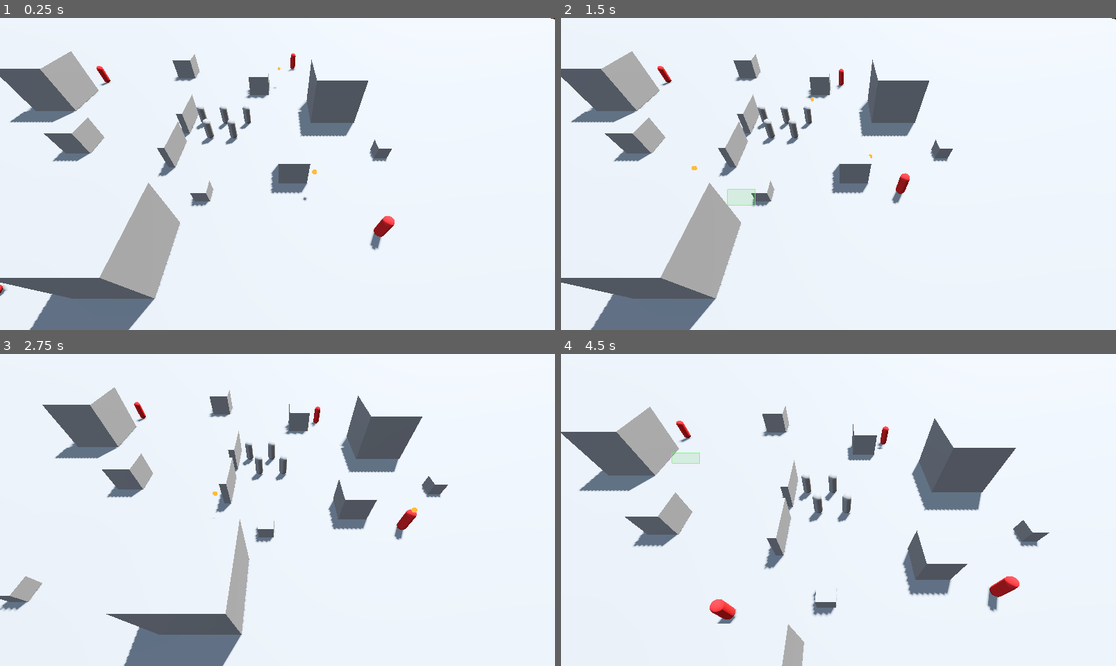
Above: before the commit, frames 1-4 (two rows, left to right).
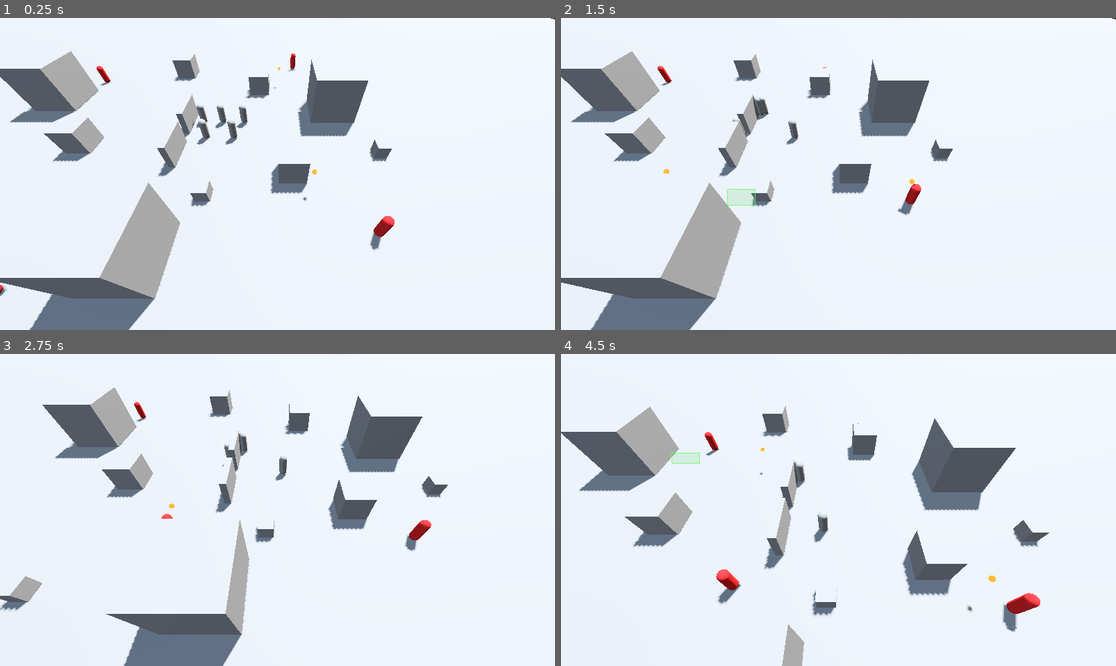
Above: after the commit, the same moments.

Repository: dj-commits/fantastic-spork
Game: Godot game, scene res://scenes/world.tscn
Two runs of this game, one before a commit and one after it. Both use one fixed random seed, a clock stepped at 60 frames per second and the inputs below.
Inputs (mouse positions are in pixels of both pictures, inside the frame that each line leads up to):
- Up to frame 1 (0.25 s): no input
- Up to frame 2 (1.5 s): tap Enter at 0.5 s; move the mouse to (960, 158) at 0.52 s; press the mouse at (960, 158) at 0.53 s; release the mouse at (960, 158) at 1.25 s; drag from (727, 189) to (810, 236) at 1.27 s
- Up to frame 3 (2.75 s): move the mouse to (333, 441) at 2.02 s; hold A (cam_pan_left) from 2.03 s (still down); click (333, 441) at 2.3 s
- Up to frame 4 (4.5 s): release A (cam_pan_left) at 2.75 s; drag from (810, 572) to (672, 463) at 2.77 s; move the mouse to (1005, 556) at 3.52 s; hold W (cam_pan_up) 3.53-4.25 s; click (1005, 556) at 3.8 s; drag from (672, 463) to (755, 432) at 4.27 s

The runs differ from the first frame. In frame 1, 0.4% of the frame differs, in the area x 34-46%, y 27-41%; in frame 2, 0.9%; in frame 3, 0.9%; in frame 4, 2.3%, in the area x 20-87%, y 21-90%.

Commit message:
Add idle cover-seeking with claimable cover spots
- cover_spot.gd: edge markers on FullCover become claimable CoverSpots in a
  "cover_spots" group (one occupant each, freed on release/death)
- base Pawn seeks the nearest unclaimed cover spot whenever it's idle and
  auto_seek_cover is on; routes to the nearest navmesh point beside the
  marker (since the marker sits inside the wall)
- order_move_to() releases any claimed cover so manual orders override the
  unit's own seeking; selection.gd issues moves through it
- enemies opt out (auto_seek_cover = false) and keep their combat brain

First "drive" of the planned needs-based intelligence system.

Co-Authored-By: Claude Opus 4.8 <noreply@anthropic.com>

Diff:
--- a/scenes/enemy.tscn
+++ b/scenes/enemy.tscn
@@ -14,6 +14,8 @@
 firing_range = 9.0
 fire_cooldown = 1.2
 projectile_scene = ExtResource("3_proj")
+stat_variance = 0.25
+auto_seek_cover = false
 
 [node name="MeshInstance3D" parent="." index="0" unique_id=2075226014]
 material_override = SubResource("StandardMaterial3D_enemy")
--- a/scenes/full_cover.tscn
+++ b/scenes/full_cover.tscn
@@ -1,4 +1,6 @@
 [gd_scene format=3 uid="uid://5g5nt0nwpff6"]
+
+[ext_resource type="Script" path="res://scripts/cover_spot.gd" id="1_coverspot"]
 
 [sub_resource type="BoxMesh" id="BoxMesh_2q760"]
 size = Vector3(0.5, 2, 3)
@@ -18,6 +20,8 @@
 
 [node name="RightEdgeMarker" type="Marker3D" parent="." unique_id=697750856]
 transform = Transform3D(1, 0, 0, 0, 1, 0, 0, 0, 1, 0, 0, -1.2318828)
+script = ExtResource("1_coverspot")
 
 [node name="LeftEdgeMarker" type="Marker3D" parent="." unique_id=1394390551]
 transform = Transform3D(1, 0, 0, 0, 1, 0, 0, 0, 1, 0, 0, 1.2928197)
+script = ExtResource("1_coverspot")
--- /dev/null
+++ b/scripts/cover_spot.gd
@@ -0,0 +1,28 @@
+extends Marker3D
+class_name CoverSpot
+# A single spot a unit can stand to take cover. These live on the edge markers
+# of a cover piece. At most one unit may "claim" a spot at a time, so units
+# naturally spread across different spots instead of all piling onto one.
+#
+# This is the first building block of the bigger unit-intelligence system: a
+# claimable point in the world that a behaviour (here, "seek cover") can reserve.
+
+var occupant: Node = null   # the unit currently holding this spot, or null if free
+
+func _ready() -> void:
+	# Join the group so any unit can find every cover spot with one lookup.
+	add_to_group("cover_spots")
+
+# Is this spot up for grabs? (A freed/destroyed occupant also counts as gone, so
+# a spot never stays locked by a unit that no longer exists.)
+func is_available() -> bool:
+	return occupant == null or not is_instance_valid(occupant)
+
+func claim(unit: Node) -> void:
+	occupant = unit
+
+# Give up the spot — but only if WE are the current holder, so a unit can't
+# accidentally free a spot that someone else has since taken.
+func release(unit: Node) -> void:
+	if occupant == unit:
+		occupant = null
--- a/scripts/pawn.gd
+++ b/scripts/pawn.gd
@@ -23,8 +23,12 @@
 ## no two units feel identical. 0.15 = each rolled stat lands within 15% either
 ## way. Set to 0 for fixed, uniform stats. (See Rng and _roll_stats.)
 @export var stat_variance: float = 0.15
+## When true, this unit drifts to the nearest open cover spot whenever it has
+## nothing else to do. Player units want this; enemies run their own brain.
+@export var auto_seek_cover: bool = true
 
 var health: float = 0.0              # current health; set to max_health on ready
+var claimed_spot: CoverSpot = null   # the cover spot we've reserved, if any
 
 @onready var selection_ring: MeshInstance3D = $SelectionRing
 @onready var nav_agent: NavigationAgent3D = $NavigationAgent3D
@@ -68,6 +72,7 @@
 		_die()
 
 func _die() -> void:
+	_release_cover()                # free our cover spot for someone else
 	# queue_free() also drops us out of every group we joined (units, enemies,
 	# control groups), so selection and enemy targeting tidy up after us for free.
 	queue_free()
@@ -77,25 +82,77 @@
 	is_selected = value
 	selection_ring.visible = value
 
-# Give this unit a place to walk to. Called when the player right-clicks ground.
-# We just hand the destination to the navigation agent; it figures out the route.
+# Give this unit a place to walk to. We just hand the destination to the
+# navigation agent; it figures out the route. (Used both by player orders and
+# by our own cover-seeking below.)
 func move_to(world_point: Vector3) -> void:
 	nav_agent.target_position = world_point
 
+# A manual order from the player. Unlike move_to, this first drops any cover we
+# were holding, so the player's command wins over our own cover-seeking.
+func order_move_to(world_point: Vector3) -> void:
+	_release_cover()
+	move_to(world_point)
+
+# --- Cover-seeking (the unit's first scrap of autonomy) --------------------
+
+# Reserve the nearest free cover spot and head for it. Called automatically when
+# we're idle (see _physics_process). Does nothing if every spot is taken.
+func _seek_cover() -> void:
+	var spot := _nearest_available_cover()
+	if spot == null:
+		return                          # nowhere free to hide right now
+	spot.claim(self)
+	claimed_spot = spot
+	# The marker sits inside the cover's thickness (you can't stand there), so we
+	# walk to the nearest point on the navigation mesh instead — that lands us
+	# standing just beside the cover rather than trying to walk into it.
+	var stand_point := NavigationServer3D.map_get_closest_point(
+		nav_agent.get_navigation_map(), spot.global_position)
+	move_to(stand_point)
+
+# The closest cover spot that nobody has claimed, or null if there are none.
+func _nearest_available_cover() -> CoverSpot:
+	var nearest: CoverSpot = null
+	var nearest_distance := INF
+	for spot in get_tree().get_nodes_in_group("cover_spots"):
+		if not spot.is_available():
+			continue
+		var distance := global_position.distance_to(spot.global_position)
+		if distance < nearest_distance:
+			nearest_distance = distance
+			nearest = spot
+	return nearest
+
+func _release_cover() -> void:
+	if claimed_spot != null:
+		claimed_spot.release(self)
+		claimed_spot = null
+
+# How far we still are from our destination, measured FLAT along the ground (the
+# y is zeroed — see the long note in _physics_process for why that matters).
+func _remaining_distance() -> float:
+	var to_target := nav_agent.target_position - global_position
+	to_target.y = 0.0
+	return to_target.length()
+
 func _physics_process(delta: float) -> void:
+	# Idle behaviour: a unit with nothing to do (reached its target and hasn't
+	# claimed cover) quietly slides into the nearest open cover spot. Enemies set
+	# auto_seek_cover = false and run their own combat brain instead.
+	if auto_seek_cover and claimed_spot == null and _remaining_distance() <= stop_distance:
+		_seek_cover()
+
 	# First work out the velocity we WANT this frame ("desired"), then ease our
 	# real velocity toward it so we speed up and slow down smoothly.
 	var desired := Vector3.ZERO
 
-	# How far we still are from the FINAL destination, measured FLAT along the
-	# ground (we deliberately zero out the y). This is the crux of the jitter fix:
-	# a unit's origin sits at its waist (~0.9m up), but the target and navigation
-	# mesh sit on the floor. If we left that height gap in the distance, a unit
-	# standing right on its target would still read ~0.9m away — so it could never
-	# "arrive", and kept nudging back and forth. Flat distance really hits 0.
-	var to_target := nav_agent.target_position - global_position
-	to_target.y = 0.0
-	var remaining := to_target.length()
+	# How far we still are from the destination, measured FLAT along the ground
+	# (y zeroed). This is the crux of the jitter fix: a unit's origin sits at its
+	# waist (~0.9m up) but the target and navigation mesh sit on the floor. If we
+	# left that height gap in, a unit standing right on its target would read
+	# ~0.9m away — so it could never "arrive" and kept nudging back and forth.
+	var remaining := _remaining_distance()
 
 	# Keep steering until we're within stop_distance of the target. Once inside,
 	# desired stays zero, so we ease to a halt and stay put.
--- a/scripts/selection.gd
+++ b/scripts/selection.gd
@@ -108,7 +108,9 @@
 	var selected := _selected_units()
 	var targets := _formation_points(hit.position, selected.size())
 	for i in selected.size():
-		selected[i].move_to(targets[i])
+		# order_move_to (not move_to) so the unit drops any cover it had claimed
+		# — a manual order should override the unit's own cover-seeking.
+		selected[i].order_move_to(targets[i])
 
 func _selected_units() -> Array:
 	var result: Array = []
Not shown, added: scripts/cover_spot.gd.uid
